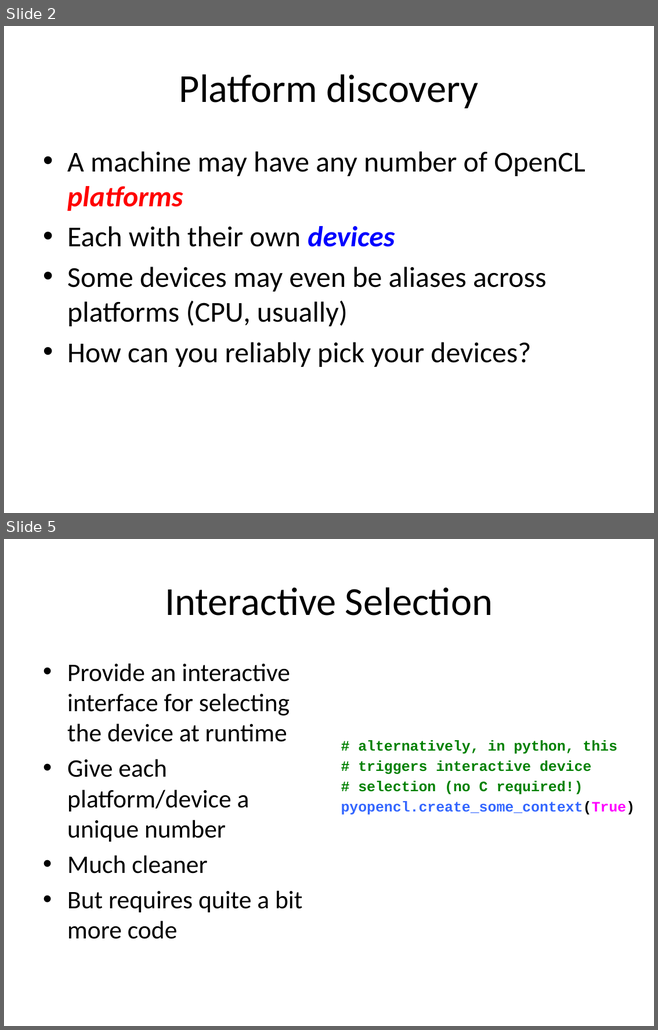
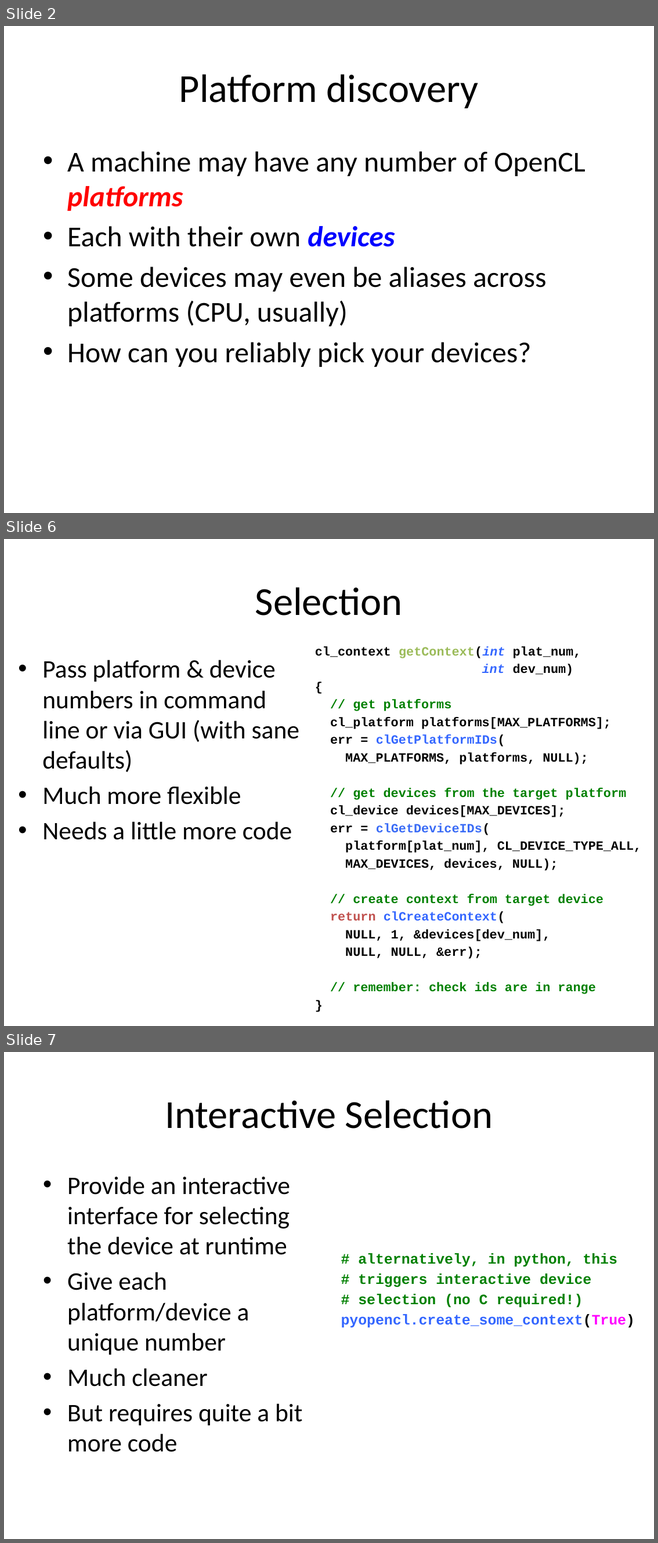
Before and after one commit to UoB-HPC/opencl-training-slides, a slide deck: advanced_part1.pptx. Shown one above the other, each under a label of ours: slides 2 and 5 before the commit, slides 2, 6 and 7 after it; the slides between them are not shown. The pictures are 658x1030 and 658x1543 pixels, drawn with LibreOffice and Linux fonts; fonts in the diff are those of the drawing. Boxes give left, top, right and bottom in pixels: in the first picture for what was removed or moved away, otherwise in the second. Text is boxed around its words. In the diff, an @@ line names an element or a change of style, - is before the commit and + after.

```diff
--- a/advanced_part1.pptx
+++ b/advanced_part1.pptx
@@ slide 6 added at (4,539,654,1026), background #FFFFFF @@
@@ title added at (255,587,402,616), 44 pt, text #000000 @@
+Selection
@@ text added at (42,660,299,840), 28 pt, text #000000 @@
+• Pass platform & device numbers in command line or via GUI (with sane defaults)
+• Much more flexible
+• Needs a little more code
@@ text added at (315,646,641,994), 14 pt, text #000000, bold @@
+cl_context getContext(int plat_num,
+int dev_num)
+{
+// get platforms
+cl_platform platforms[MAX_PLATFORMS];
+err = clGetPlatformIDs(
+MAX_PLATFORMS, platforms, NULL);
+// get devices from the target platform
+cl_device devices[MAX_DEVICES];
+err = clGetDeviceIDs(
+platform[plat_num], CL_DEVICE_TYPE_ALL,
+MAX_DEVICES, devices, NULL);
+// create context from target device
+return clCreateContext(
+NULL, 1, &devices[dev_num],
+NULL, NULL, &err);
+// remember: check ids are in range
+}
@@ what was slide 5 is now slide 7 @@
```
Also in this commit, not shown: 6 slides changed, 4 other slides added.
